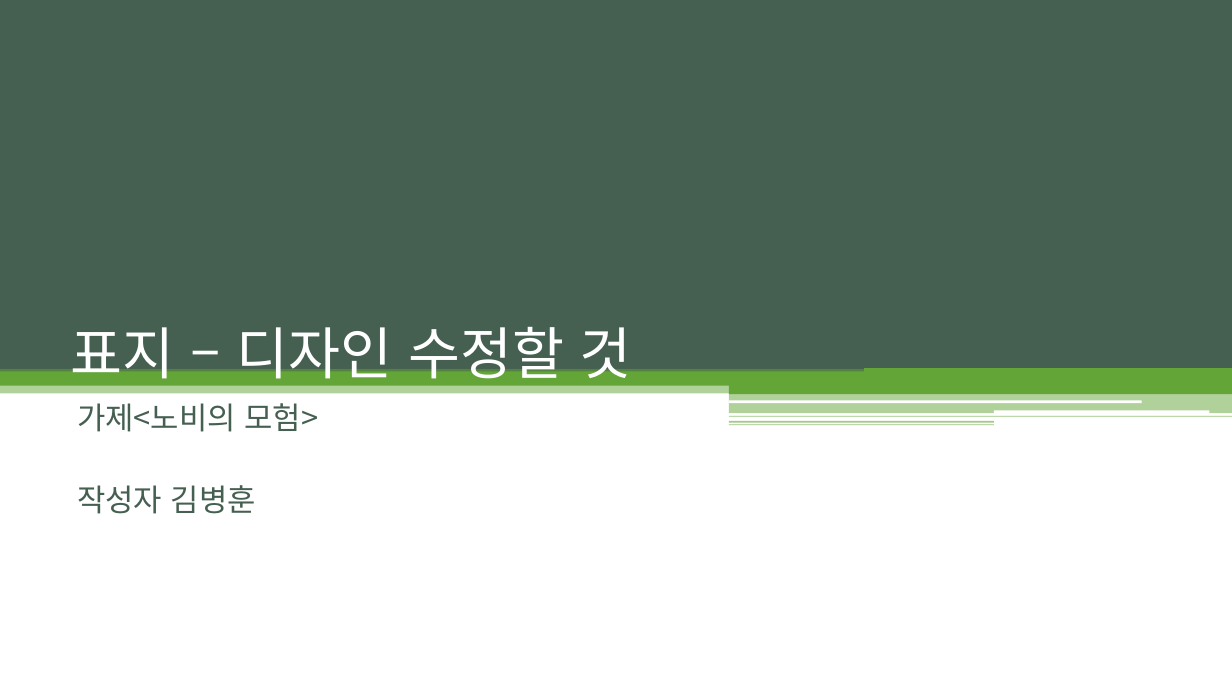
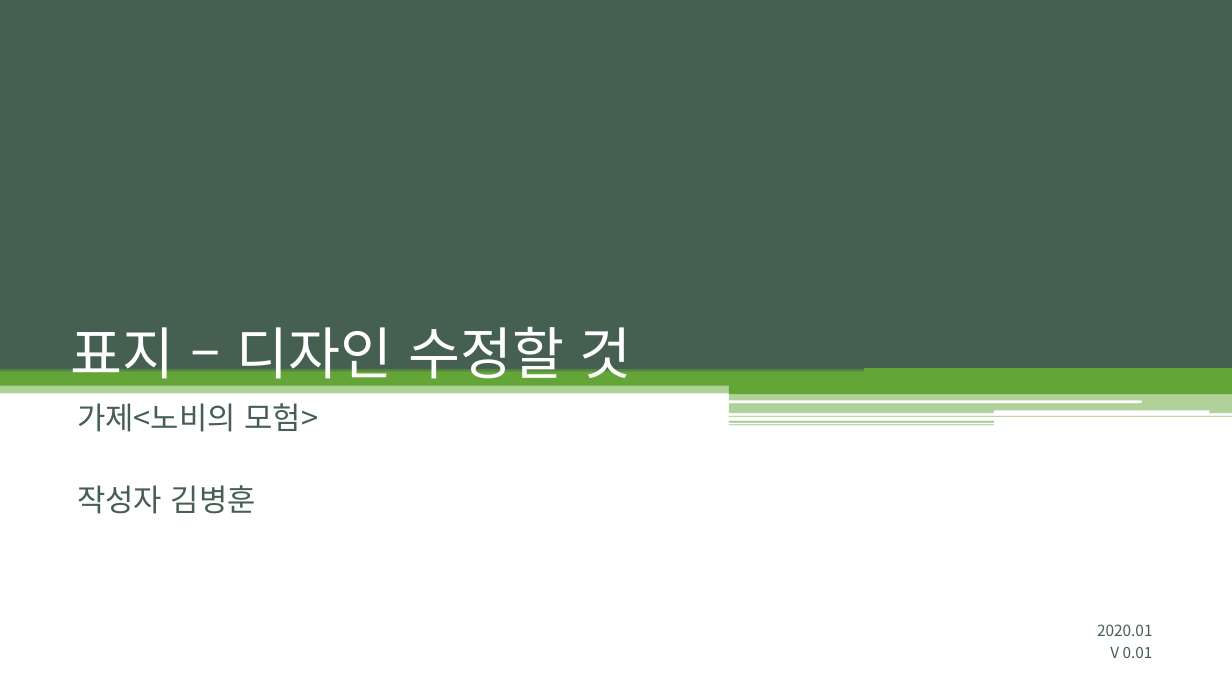
Before and after one commit to uknim2000/TIL, a slide deck: slide 1 of 003_게임기획서/노비의모험_전투시스템_김병훈_v001_200122.pptx. Drawn at 1232x693 pixels with LibreOffice and Linux fonts; fonts in the diff are those of the drawing. Boxes give left, top, right and bottom in pixels: in the first picture for what was removed or moved away, otherwise in the second. Text is boxed around its words. In the diff, an @@ line names an element or a change of style, - is before the commit and + after.

Commit message:
노비의모험 수정

```diff
--- a/003_게임기획서/노비의모험_전투시스템_김병훈_v001_200122.pptx
+++ b/003_게임기획서/노비의모험_전투시스템_김병훈_v001_200122.pptx
@@ text added at (1097,624,1153,658), 12 pt, text #455F51 @@
+2020.01
+V 0.01
```
Also in this commit, not shown: 9 other slides changed, 2 slides added, 1 slide removed.
